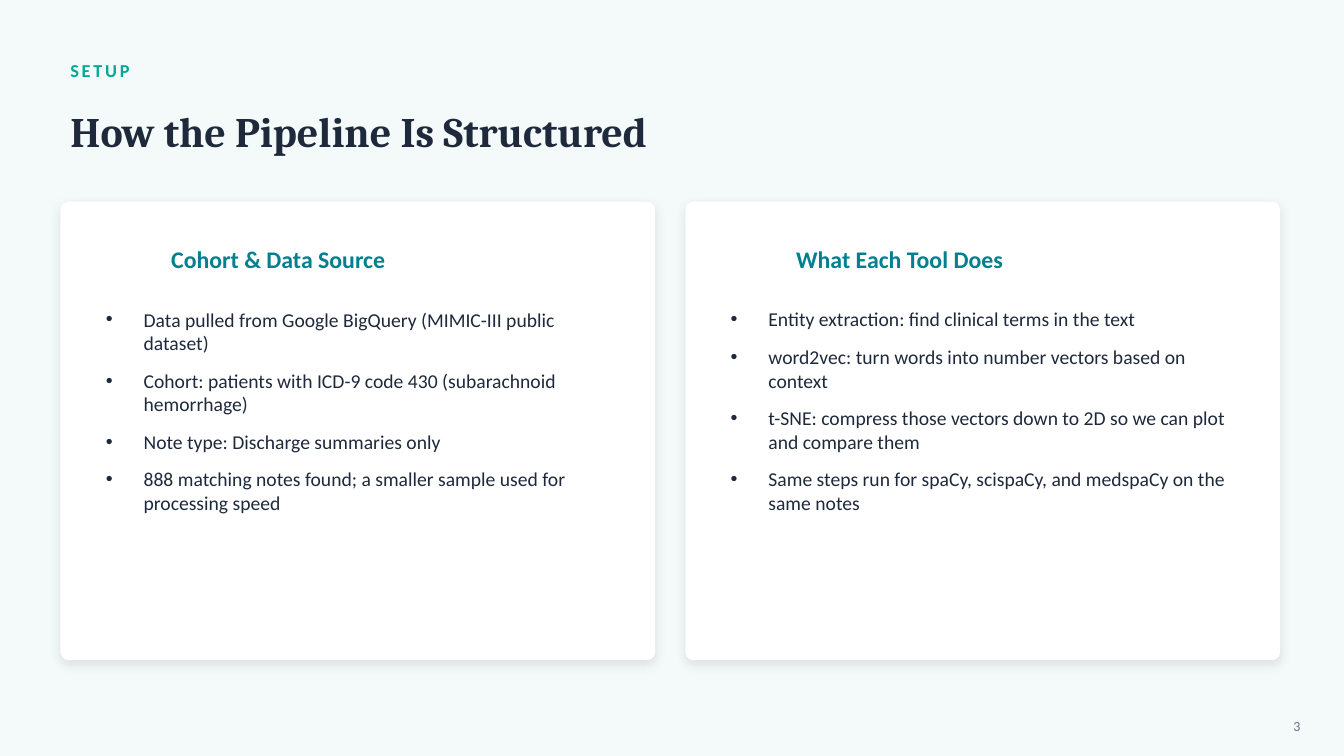
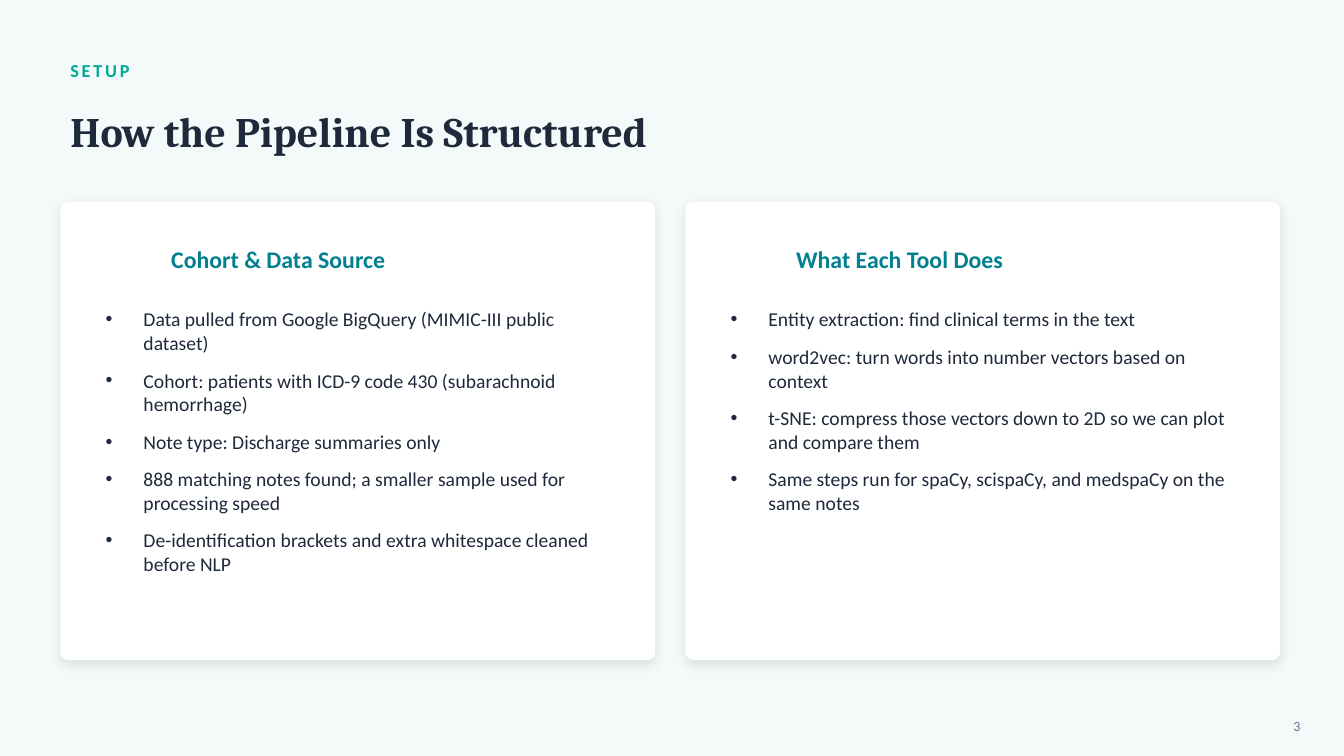
Before and after one commit to murali-github/msai-aih, a slide deck: slide 3 of MIMIC_NLP_Presentation.pptx. Drawn at 1344x756 pixels with LibreOffice and Linux fonts; fonts in the diff are those of the drawing. Boxes give left, top, right and bottom in pixels: in the first picture for what was removed or moved away, otherwise in the second. Text is boxed around its words. In the diff, an @@ line names an element or a change of style, - is before the commit and + after.

```diff
--- a/MIMIC_NLP_Presentation.pptx
+++ b/MIMIC_NLP_Presentation.pptx
@@ text at (x1=143, y1=533, x2=588, y2=571): paragraph added @@
+• De-identification brackets and extra whitespace cleaned before NLP
```
Also in this commit, not shown: 7 other slides changed, 6 slides added, 2 other files.
